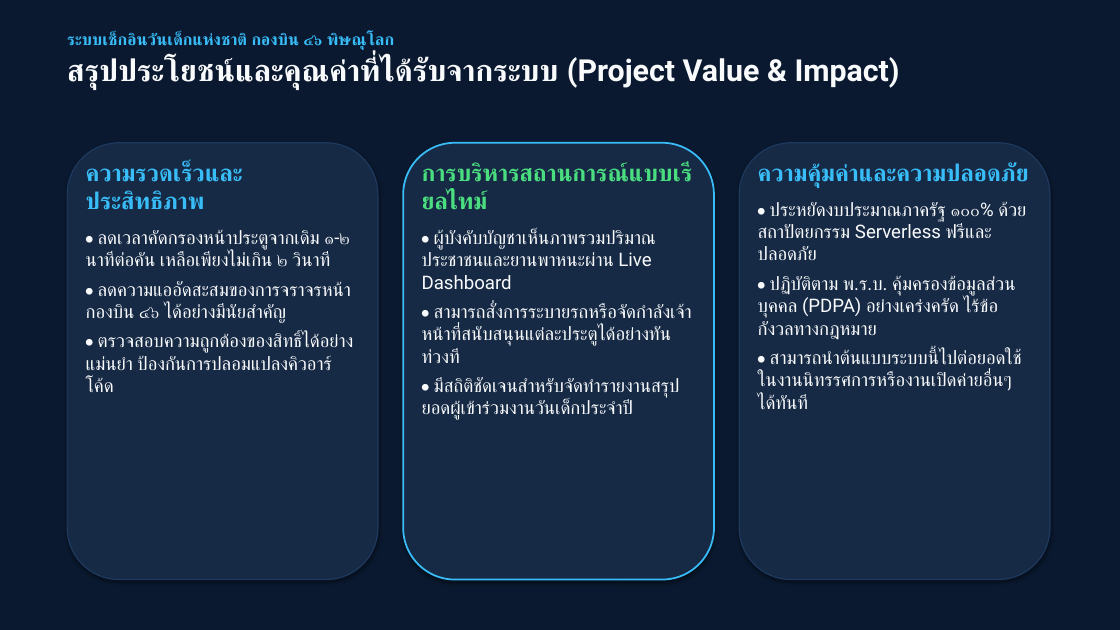
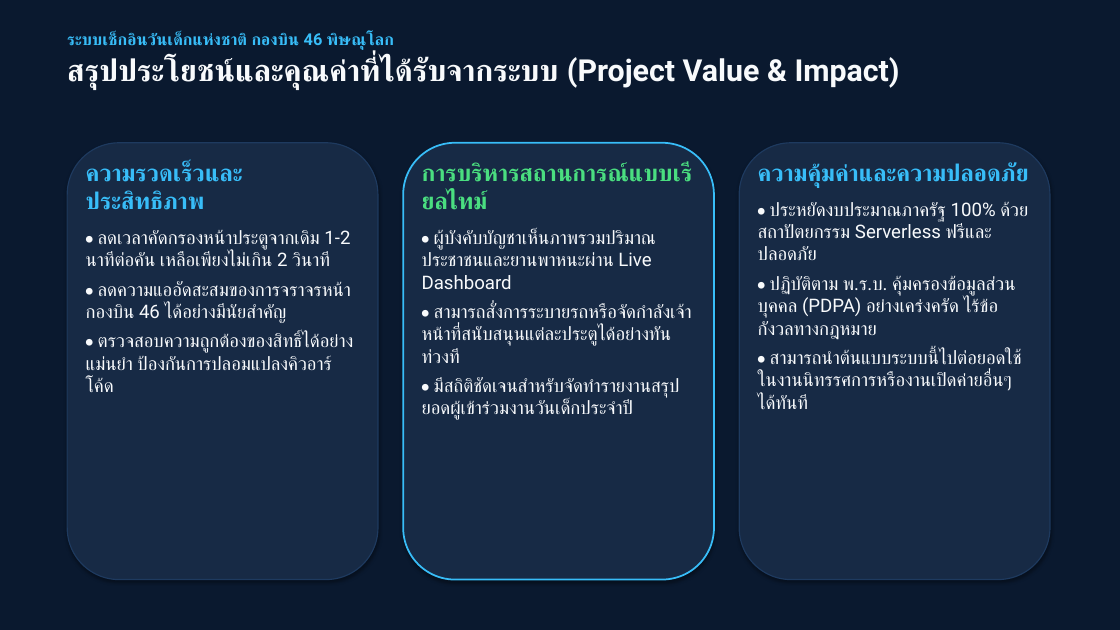
Before and after one commit to charkhrit/CDs-checkin-system, a slide deck: slide 9 of DOCs/CDs_Checkin_System_Presentation.pptx. Drawn at 1120x630 pixels with LibreOffice and Linux fonts; fonts in the diff are those of the drawing. Boxes give left, top, right and bottom in pixels: in the first picture for what was removed or moved away, otherwise in the second. Text is boxed around its words. In the diff, an @@ line names an element or a change of style, - is before the commit and + after.

```diff
--- a/DOCs/CDs_Checkin_System_Presentation.pptx
+++ b/DOCs/CDs_Checkin_System_Presentation.pptx
@@ text at <box>67,33,394,51</box>: text changed @@
-ระบบเช็กอินวันเด็กแห่งชาติ กองบิน ๔๖ พิษณุโลก
+ระบบเช็กอินวันเด็กแห่งชาติ กองบิน 46 พิษณุโลก
@@ text at <box>770,202,1028,260</box>: text changed @@
-• ประหยัดงบประมาณภาครัฐ ๑๐๐% ด้วยสถาปัตยกรรม Serverless ฟรีและปลอดภัย
+• ประหยัดงบประมาณภาครัฐ 100% ด้วยสถาปัตยกรรม Serverless ฟรีและปลอดภัย
@@ text at <box>86,230,351,323</box>: text changed @@
-• ลดเวลาคัดกรองหน้าประตูจากเดิม ๑-๒ นาทีต่อคัน เหลือเพียงไม่เกิน ๒ วินาที
-• ลดความแออัดสะสมของการจราจรหน้ากองบิน ๔๖ ได้อย่างมีนัยสำคัญ
+• ลดเวลาคัดกรองหน้าประตูจากเดิม 1-2 นาทีต่อคัน เหลือเพียงไม่เกิน 2 วินาที
+• ลดความแออัดสะสมของการจราจรหน้ากองบิน 46 ได้อย่างมีนัยสำคัญ
```
Also in this commit, not shown: 9 other slides changed, 3 other files.
